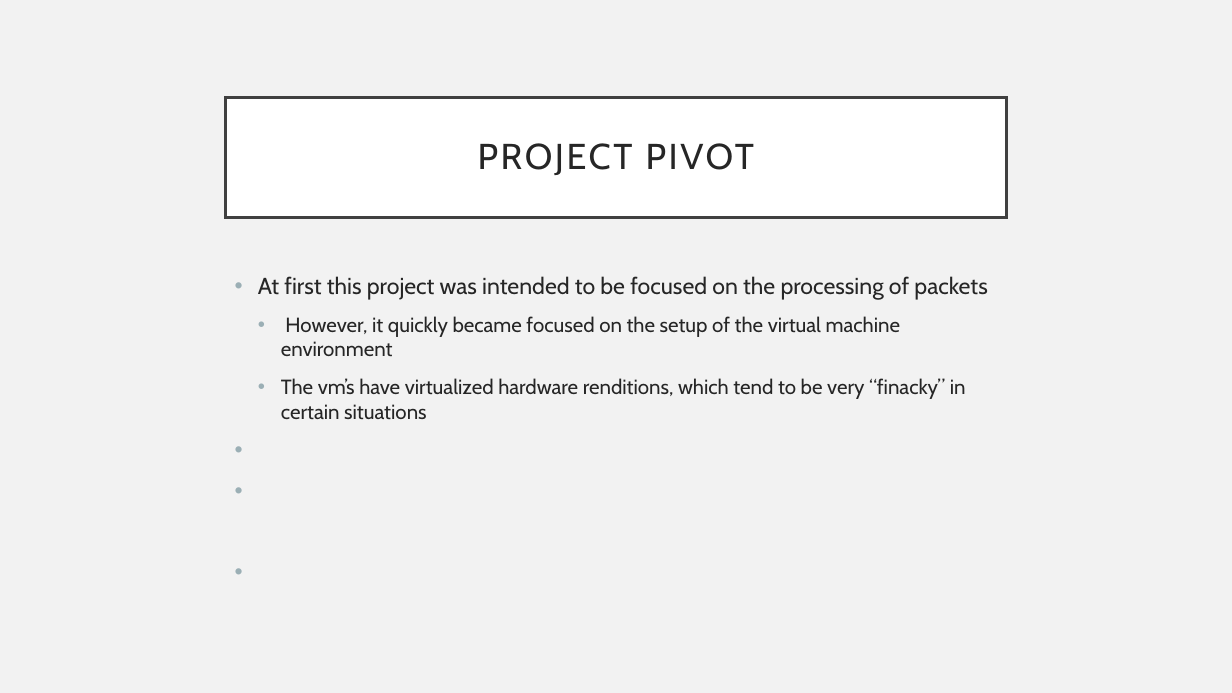
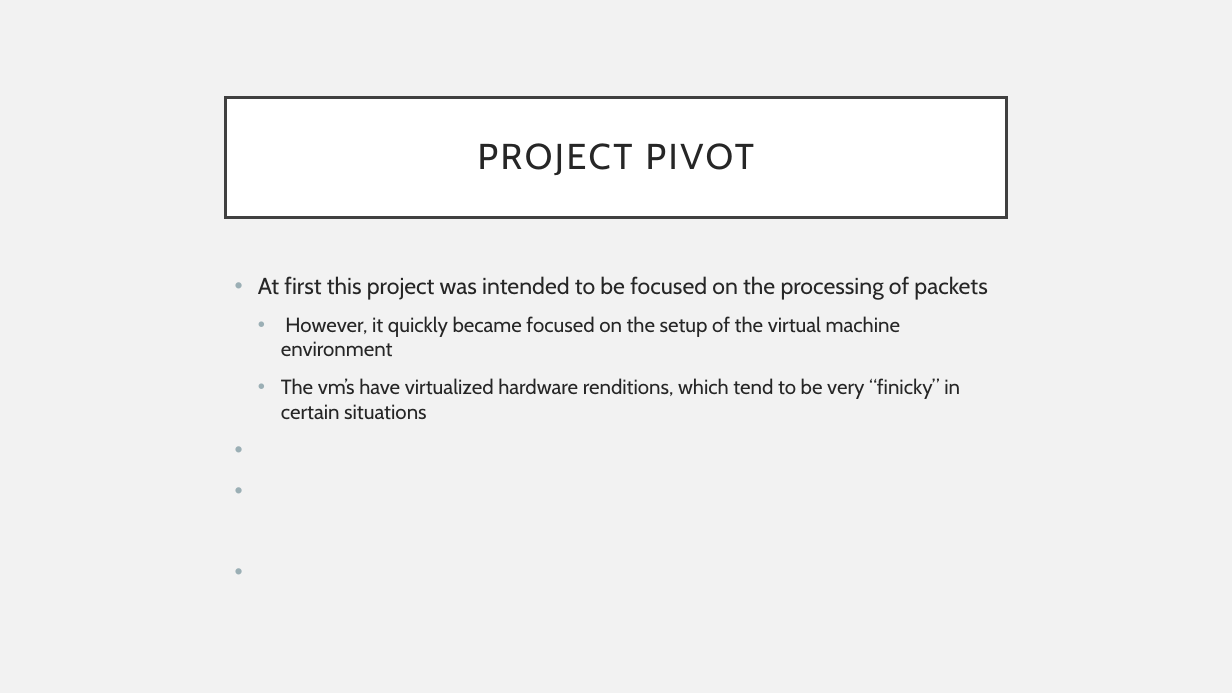
Before and after one commit to Rba12394/NetworksProject, a slide deck: slide 6 of final project.pptx. Drawn at 1232x693 pixels with LibreOffice and Linux fonts; fonts in the diff are those of the drawing. Boxes give left, top, right and bottom in pixels: in the first picture for what was removed or moved away, otherwise in the second. Text is boxed around its words. In the diff, an @@ line names an element or a change of style, - is before the commit and + after.

```diff
--- a/final project.pptx
+++ b/final project.pptx
@@ text at (x1=281, y1=378, x2=960, y2=420): text changed @@
-  • The vm’s have virtualized hardware renditions, which tend to be very “finacky” in certain situations
+  • The vm’s have virtualized hardware renditions, which tend to be very “finicky” in certain situations
```
Also in this commit, not shown: 1 other slide changed.
